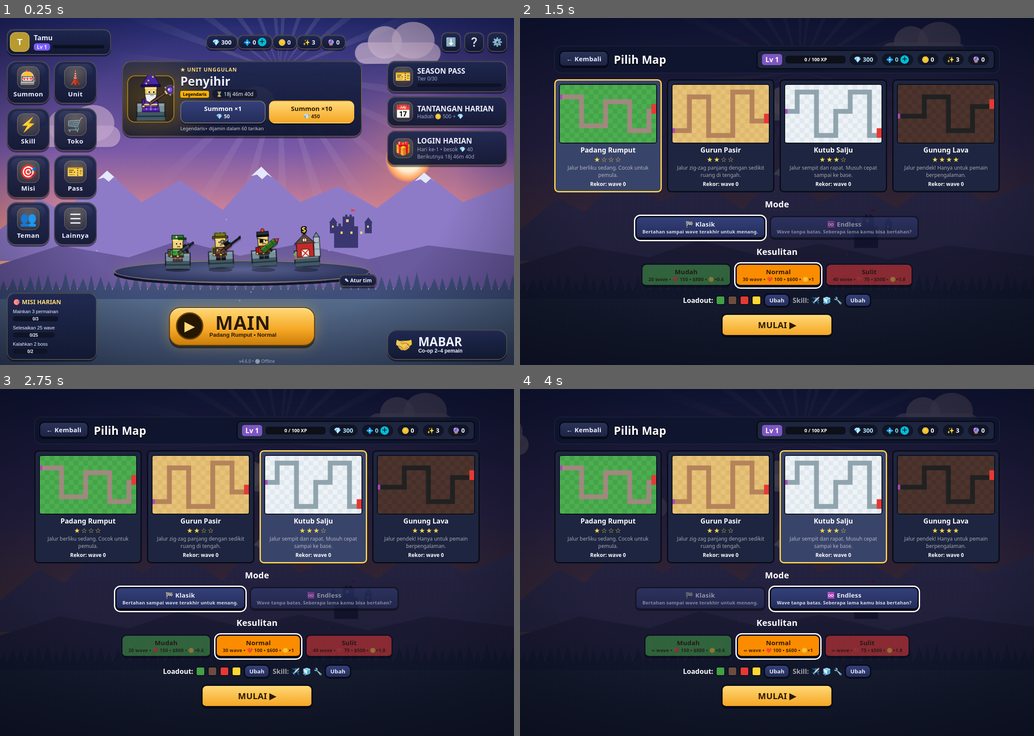
Above: before the commit, frames 1-4 (two rows, left to right).
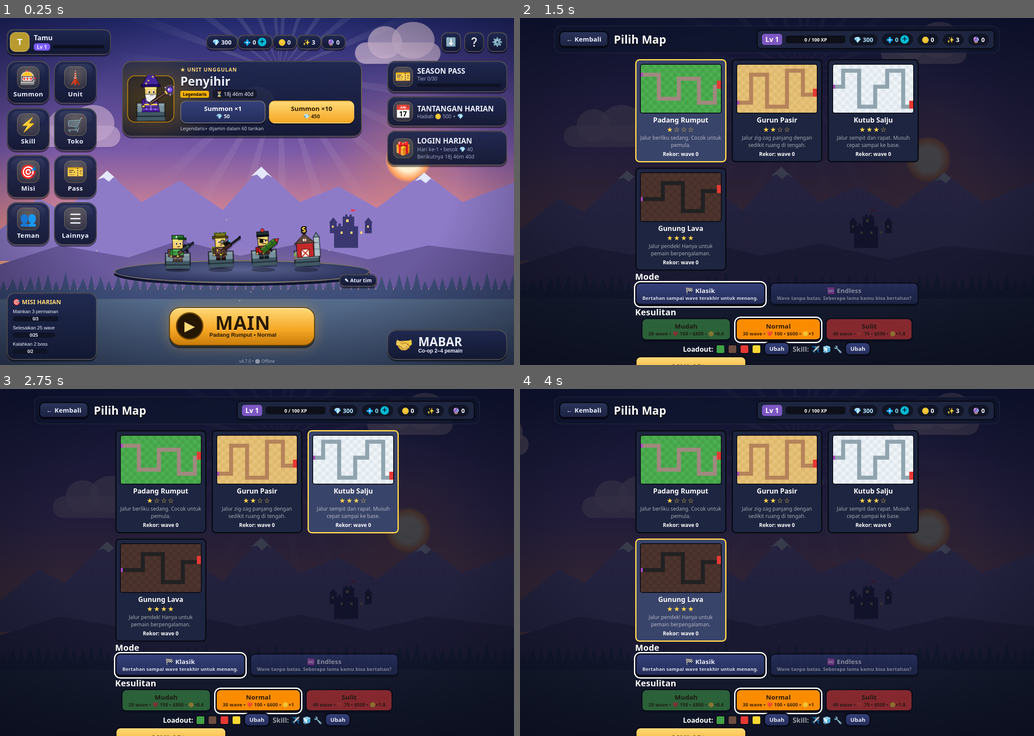
Above: after the commit, the same moments.

Repository: KingRafer/block-tower-defense
Game: browser game, page index.html
Same seed, same stepped clock (60 frames per second), same inputs: the game is played once before the commit and once after it.
Inputs (mouse positions are in pixels of both pictures, inside the frame that each line leads up to):
- Up to frame 1 (0.25 s): no input
- Up to frame 2 (1.5 s): click "▶ MAIN Padang Rumput • Normal" at 0.27 s; click "Normal 30 wave • ❤️ 100 • $60…" at 0.52 s; hold Right from 1.03 s (still down); click (777, 212) at 1.07 s; tap Space at 1.1 s
- Up to frame 3 (2.75 s): release Right at 1.53 s; hold Down 1.58-1.85 s; tap Space at 1.6, 2.1, 2.6 s; click (174, 531) at 1.67 s; hold Left 1.9-2.47 s; click (339, 520) at 2.27 s; hold Up from 2.52 s (still down)
- Up to frame 4 (4 s): release Up at 2.82 s; click (838, 607) at 2.87 s; hold Right 2.87-3.53 s; tap Space at 3.1, 3.6 s; click (674, 618) at 3.47 s; hold Up 3.58-3.82 s; hold Left from 3.87 s (still down)

The runs differ from the first frame. In frame 1, less than 0.1% of the frame differs, in the area x 47-49%, y 98-100%; in frame 2, 40%; in frame 3, 39%; in frame 4, 41%, in the area x 6-94%, y 2-100%.

Commit message:
v4.7.0: perbaikan auto skip & tombol skip, semua layar HP muat 1 layar
Co-Authored-By: Claude Opus 5.5 <noreply@anthropic.com>
Claude-Session: https://claude.ai/code/session_011SwYeUXkeTjftugp22FLhb

Diff:
--- a/css/style.css
+++ b/css/style.css
@@ -1207,3 +1207,68 @@
 .gpath { display: none; }
 .ix-card.miss canvas { filter: brightness(.8) saturate(.75); }
 @media (max-width: 760px) { .tabs { flex-wrap: wrap; } .tokchip { margin-left: 0; } }
+
+/* =========================================================
+ * v4.7 — App shell HP: setiap layar muat 1 layar
+ * header & tab menempel, isi bergulir di dalam
+ * ========================================================= */
+@media (max-width: 760px), (max-height: 560px) and (orientation: landscape) {
+  #overlay.scene-bg { padding: 6px 6px calc(6px + env(safe-area-inset-bottom)); overflow: hidden; align-items: stretch; }
+  .screen.shell { height: calc(100dvh - 12px - env(safe-area-inset-bottom)); max-width: 100% !important; margin: 0 auto; display: flex; flex-direction: column; gap: 6px; min-height: 0; animation-duration: .1s; }
+  .screen.shell > .mhead, .screen.shell > .tabs, .screen.shell > .room-bar { flex: none; position: static; }
+  .scr-body { flex: 1; min-height: 0; overflow-y: auto; overflow-x: hidden; display: flex; flex-direction: column; align-items: stretch; gap: 8px; width: 100%;
+    overscroll-behavior: contain; -webkit-overflow-scrolling: touch; padding-bottom: 6px; scrollbar-width: thin; }
+  .scr-body > * { flex: none; max-width: 100%; }
+  /* header ringkas satu baris */
+  .shell > .mhead { flex-wrap: nowrap; padding: 4px 6px; gap: 6px; }
+  .shell > .mhead h2 { font-size: 15px; white-space: nowrap; overflow: hidden; text-overflow: ellipsis; min-width: 0; }
+  .shell > .mhead .btn.gray { padding: 4px 9px; font-size: 12px; border-bottom-width: 3px; }
+  .shell > .mhead .pbar { flex: none; margin-left: auto; gap: 3px; } .shell > .mhead .pbar .lvl { display: none; }
+  .shell > .mhead .pbar .cur:nth-child(n+5) { display: none; }
+  .shell > .mhead .cur { padding: 2px 6px; font-size: 11px; } .shell > .mhead .cur .plus { display: none; }
+  .shell > .tabs { flex-wrap: nowrap; overflow-x: auto; scrollbar-width: none; gap: 4px; padding-bottom: 2px; } .shell > .tabs::-webkit-scrollbar { display: none; }
+  .shell > .tabs .tab { flex: none; padding: 4px 10px; font-size: 12px; }
+  .scr-body .box { padding: 8px 10px; }
+  /* unit */
+  .unitwrap { gap: 8px; } .lo-slots { gap: 4px; } .lo-slots .ucard canvas { width: 38px; height: 38px; } .lo-slots .ucard b { font-size: 9px; } .lo-slots .ucard.empty { min-height: 56px; }
+  .ugrid { grid-template-columns: repeat(5, 1fr) !important; gap: 4px; max-height: none !important; overflow: visible !important; }
+  .ugrid .ucard { padding: 2px 2px 4px; border-radius: 9px; } .ugrid .ucard canvas { width: 40px; height: 40px; } .ugrid .ucard b { font-size: 9px; } .ugrid .ucard small { font-size: 8px; }
+  .tabs.sm .tab { padding: 3px 8px; font-size: 11px; }
+  /* skill */
+  .sk-eq { grid-template-columns: repeat(4, 1fr) !important; gap: 5px !important; } .sk-slot { min-height: 0 !important; padding: 6px 3px !important; font-size: 10px; } .sk-slot .sic, .sk-slot span:first-child { font-size: 20px; }
+  .shopgrid { grid-template-columns: 1fr 1fr !important; gap: 6px !important; }
+  .shopgrid .sitem { padding: 6px !important; gap: 6px !important; flex-direction: column; text-align: center; align-items: center !important; }
+  .shopgrid .sitem .sinfo small:not(:first-of-type) { display: none; } .shopgrid .sitem .sinfo { font-size: 11px; } .shopgrid .sitem canvas { width: 44px; height: 44px; }
+  /* kartu map, pencapaian, statistik */
+  .cards { grid-template-columns: repeat(2, 1fr) !important; gap: 6px; } .card { padding: 5px; } .card small { min-height: 0; font-size: 10px; } .card .nm { font-size: 13px; }
+  .achs { grid-template-columns: 1fr 1fr; gap: 5px; } .statgrid { grid-template-columns: repeat(3, 1fr); gap: 5px; }
+  /* summon */
+  .gacha { gap: 8px !important; } .gacha-art { font-size: 44px !important; margin: 0 !important; } .gacha .gleft p { font-size: 11px; } .gacha h3 { font-size: 15px; }
+  .gacha .btn.big { min-width: 0; width: 100%; font-size: 15px; padding: 7px 10px; } .gem-bal { font-size: 18px !important; }
+  .featured canvas { width: 64px; height: 64px; }
+  .cols2 { grid-template-columns: 1fr !important; }
+  .mis { padding: 6px 0; gap: 8px; } .mis .mi b { font-size: 12px; } .mis .mi small { font-size: 10px; }
+  .mcol { gap: 6px; } .mcol .btn.big { min-width: 0; }
+}
+/* HP lanskap: manfaatkan lebar — konten 2 kolom */
+@media (max-height: 560px) and (orientation: landscape) {
+  .gacha { display: grid !important; grid-template-columns: 1.3fr 1fr; align-items: start; }
+  .unitwrap { display: grid !important; grid-template-columns: minmax(0, 1fr) 300px; align-items: start; }
+  .ugrid { grid-template-columns: repeat(auto-fill, minmax(62px, 1fr)) !important; }
+  .cards { grid-template-columns: repeat(4, 1fr) !important; } .achs { grid-template-columns: repeat(3, 1fr); } .statgrid { grid-template-columns: repeat(5, 1fr); }
+  .cols2 { grid-template-columns: 1fr 1fr !important; } .shopgrid { grid-template-columns: repeat(3, 1fr) !important; }
+  .sk-eq { grid-template-columns: repeat(4, 1fr) !important; }
+  .room { grid-template-columns: minmax(0, 1fr) 240px !important; }
+}
+/* slot skill: satu gaya (tidak warna-warni) */
+.sk-slot:not(.empty) { background: linear-gradient(180deg, rgba(30,39,78,.95), rgba(17,23,48,.95)) !important; border: 2px solid rgba(255,217,119,.35) !important; color: var(--ui-text); }
+.sic { background: radial-gradient(circle at 50% 35%, rgba(255,217,119,.28), rgba(255,217,119,.06)) !important; box-shadow: inset 0 0 0 1px rgba(255,217,119,.35); }
+@media (max-width: 760px), (max-height: 560px) and (orientation: landscape) {
+  .shell > .mhead .pbar .xp { display: none; }
+  .lo-slots { display: grid !important; grid-template-columns: repeat(6, 1fr) !important; gap: 4px !important; }
+  .lo-slots .ucard { padding: 2px; min-height: 0 !important; } .lo-row { gap: 6px; }
+}
+@media (max-height: 560px) and (orientation: landscape) {
+  .lo-slots .ucard canvas { width: 34px; height: 34px; } .lo-slots .ucard.empty { min-height: 48px !important; }
+  .lo-row > b, .lo-row > h4 { font-size: 13px; }
+}
--- a/index.html
+++ b/index.html
@@ -32,7 +32,7 @@
       <div class="spacer"></div>
       <button class="btn" id="startBtn">▶ Mulai Wave</button>
       <button class="btn gold" id="skipWaveBtn" style="display:none" title="Mulai wave berikutnya sekarang">⏭ Skip</button>
-      <button class="btn gray" id="skipBtn" title="Mulai wave berikutnya otomatis">Auto: OFF</button>
+      <button class="btn gray" id="skipBtn" title="Auto: mulai wave title="Mulai wave berikutnya otomatis" skip otomatis">Auto: OFF</button>
       <button class="btn blue" id="speedBtn" title="Kecepatan (F)">⏩ 1x</button>
       <button class="btn gray" id="fsBtn" title="Layar penuh">⛶</button>
       <button class="btn gray" id="pauseBtn" title="Pause (Esc)">⏸</button>
--- a/js/config.js
+++ b/js/config.js
@@ -4,7 +4,7 @@
  * ========================================================= */
 'use strict';
 
-const VERSION = '4.6.0';
+const VERSION = '4.7.0';
 const { RARITY, RARITY_ORDER, UNIT_RARITY, UNIT_TYPES, STARTER_UNITS, UNIT_MAX_LV, unitXpFor, unitLevel, MASTERY_BONUS,
   TRAITS, EVO_REQ, MATERIALS, SKINS, SKILL_SHOP, TOPUP, GACHA, LUCKY, CURRENCY, ACH_REWARDS, ACH_DIAMONDS } = SHARED;
 const T = 48, COLS = 20, ROWS = 12, W = COLS * T, H = ROWS * T;
--- a/js/game.js
+++ b/js/game.js
@@ -206,7 +206,7 @@
   const total = payWave();
   checkAchievements(summary());
   if (S.wave >= S.maxWave) { S.state = 'win'; finishGame(true); return; }
-  S.state = 'ready'; S.autoTimer = 3;
+  S.state = 'ready'; S.autoTimer = AUTO_START_DELAY;
   UI.banner(`Wave selesai! +$${total}`, '#ffd54f', 1200);
   fxEmit(['n', `Wave selesai! +$${100 + Math.min(S.wave, 60) * 30}`, '#ffd54f', 1200]);
   saveGameState();
@@ -217,6 +217,7 @@
   if (next.boss) tip('boss');
   UI.refreshAll();
 }
+const AUTO_START_DELAY = 2, AUTO_SKIP_DELAY = 1.5;
 /** Skip: mulai wave berikutnya saat semua musuh wave ini sudah keluar */
 const canSkip = () => S && S.state === 'wave' && !S.spawnQ.length && S.enemies.length > 0 && S.wave < S.maxWave;
 /** Bonus emas skip: makin besar di wave tinggi + bonus untuk musuh yang masih tersisa */
@@ -703,7 +704,12 @@
 function update(dt) {
   S.time += dt;
   updateStrikes(dt);
-  if (S.state === 'ready' && S.autoSkip && S.wave > 0) { S.autoTimer -= dt; if (S.autoTimer <= 0) startWave(); }
+  // Auto: mulai wave berikutnya otomatis + skip otomatis begitu semua musuh wave sudah keluar
+  if (S.autoSkip && !isGuest()) {
+    if (S.state === 'ready' && S.wave < S.maxWave) { S.autoTimer -= dt; if (S.autoTimer <= 0) startWave(); }
+    else if (canSkip()) { S.autoSkipT = (S.autoSkipT == null ? AUTO_SKIP_DELAY : S.autoSkipT) - dt; if (S.autoSkipT <= 0) { S.autoSkipT = null; skipWave(); } }
+    else S.autoSkipT = null;
+  }
   if (S.state === 'wave') {
     S.waveTime += dt;
     while (S.spawnQ.length && S.spawnQ[0].t <= S.waveTime) spawn(S.spawnQ.shift().type);
--- a/js/main.js
+++ b/js/main.js
@@ -66,7 +66,11 @@
 /* ---------------- TOMBOL HUD ---------------- */
 $('startBtn').onclick = () => startWave();
 $('skipWaveBtn').onclick = () => skipWave();
-$('skipBtn').onclick = () => { S.autoSkip = !S.autoSkip; S.autoTimer = 3; sfx('click'); UI.updateHud(); };
+$('skipBtn').onclick = () => {
+  if (isGuest()) return;
+  S.autoSkip = !S.autoSkip; S.autoTimer = S.wave === 0 ? 0.6 : AUTO_START_DELAY; S.autoSkipT = null; sfx('click');
+  UI.toast(S.autoSkip ? '🔁 Auto ON: wave dimulai & di-skip otomatis' : 'Auto OFF'); UI.updateHud();
+};
 $('speedBtn').onclick = () => {
   if (isGuest()) return; S.speed = S.speed === 1 ? 2 : S.speed === 2 ? 3 : 1; sfx('click'); UI.updateHud(); };
 $('fsBtn').onclick = async () => {
--- a/js/menu.js
+++ b/js/menu.js
@@ -34,6 +34,17 @@
     o.classList.toggle('scene-bg', !ingame && scr !== 'main');
     document.body.classList.toggle('on-home', scr === 'main');
     o.innerHTML = `<div class="screen screen-${scr} ${quiet ? 'noanim' : ''}">${this.screens[scr].call(this)}</div>`;
+    // App shell: header & tab tetap di atas, isi bergulir di dalam layar (rapi di HP)
+    const sc = o.firstElementChild;
+    if (scr !== 'main' && scr !== 'pause' && scr !== 'end') {
+      const kids = [...sc.children], body = document.createElement('div'); body.className = 'scr-body';
+      let i = 0; while (i < kids.length && kids[i].matches('.mhead, .tabs')) i++;
+      kids.slice(i).filter(k => !k.matches('.room-bar')).forEach(k => body.appendChild(k));
+      const foot = sc.querySelector(':scope > .room-bar');
+      sc.insertBefore(body, foot || null); sc.classList.add('shell');
+      if (quiet && this._scrollKeep && this._scrollKeep[0] === scr) body.scrollTop = this._scrollKeep[1];
+      body.addEventListener('scroll', () => { this._scrollKeep = [scr, body.scrollTop]; }, { passive: true });
+    }
     if (this.after[scr]) this.after[scr].call(this);
     UI.tooltip(null);
   },
@@ -819,7 +830,8 @@
         break;
       }
 
-      case 'unit': this.unitSel = arg; this.rollArm = null; this.scrapArm = null; this.show('units', true); break;
+      case 'unit': this.unitSel = arg; this.rollArm = null; this.scrapArm = null; this.show('units', true);
+        if (innerWidth <= 760) { const d = document.querySelector('.udetail'); if (d) d.scrollIntoView({ behavior: 'smooth', block: 'start' }); } break;
       case 'ufilter': this.unitFilter = arg; this.show('units', true); break;
       case 'equip': {
         const u = unitById(arg); if (!u) break;
--- a/js/render.js
+++ b/js/render.js
@@ -276,7 +276,8 @@
   for (const x of S.texts) { ctx.globalAlpha = Math.min(1, x.life / x.max * 2); outlinedText(x.txt, x.x, x.y, 15, x.col); }
   ctx.globalAlpha = 1;
   drawBossBar();
-  if (S.state === 'ready' && S.autoSkip && S.wave > 0) outlinedText(`Wave berikutnya dalam ${Math.ceil(S.autoTimer)}...`, W / 2, H - 16, 18, '#fff');
+  if (S.autoSkip && S.state === 'ready' && S.wave < S.maxWave) outlinedText(`Wave berikutnya dalam ${Math.max(1, Math.ceil(S.autoTimer))}...`, W / 2, H - 16, 18, '#fff');
+  else if (S.autoSkip && S.autoSkipT != null && canSkip()) outlinedText(`Auto skip dalam ${Math.max(1, Math.ceil(S.autoSkipT))}... (+$${skipBonusAmt()})`, W / 2, H - 16, 18, '#ffd54f');
 
   fpsAcc += dt; fpsFrames++;
   if (fpsAcc >= 0.5) { fps = Math.round(fpsFrames / fpsAcc); fpsAcc = 0; fpsFrames = 0; }
--- a/js/ui.js
+++ b/js/ui.js
@@ -30,16 +30,16 @@
     const sb = $('startBtn');
     sb.disabled = S.state !== 'ready';
     const lbl = (ic, t) => `<span class="bi">${ic}</span><span class="bl">${t}</span>`;
-    const sbt = S.state === 'wave' ? lbl('⚔️', 'Wave berjalan') : lbl('▶', 'Mulai Wave');
-    if (sb.dataset.v !== sbt) { sb.innerHTML = sbt; sb.dataset.v = sbt; }
+    // ubah teks saja (bukan innerHTML) agar klik tidak hilang saat label berganti
+    const setLbl = (btn, ic, t) => { let bi = btn.querySelector('.bi'), bl = btn.querySelector('.bl'); if (!bi || !bl) { btn.innerHTML = lbl(ic, t); return; } if (bi.textContent !== ic) bi.textContent = ic; if (bl.textContent !== t) bl.textContent = t; };
+    if (S.state === 'wave') setLbl(sb, '⚔️', 'Wave berjalan'); else setLbl(sb, '▶', 'Mulai Wave');
     const sk = $('skipWaveBtn'), can = canSkip();
     sk.style.display = can ? '' : 'none';
-    if (can) { const t = lbl('⏭', `Skip +$${skipBonusAmt()}`); if (sk.dataset.v !== t) { sk.innerHTML = t; sk.dataset.v = t; } tip('skip'); }
-    const at = lbl('🔁', 'Auto: ' + (S.autoSkip ? 'ON' : 'OFF'));
-    if ($('skipBtn').dataset.v !== at) { $('skipBtn').innerHTML = at; $('skipBtn').dataset.v = at; }
+    if (can) { setLbl(sk, '⏭', `Skip +$${skipBonusAmt()}`); tip('skip'); }
+    setLbl($('skipBtn'), '🔁', 'Auto: ' + (S.autoSkip ? 'ON' : 'OFF'));
     $('skipBtn').classList.toggle('on', S.autoSkip);
     $('speedBtn').textContent = '⏩ ' + S.speed + 'x';
-    $('skipBtn').style.display = isMP() ? 'none' : '';
+    $('skipBtn').style.display = isGuest() ? 'none' : '';
     $('speedBtn').disabled = isGuest();
   },
 
--- a/sw.js
+++ b/sw.js
@@ -1,5 +1,5 @@
 /* Service worker: jaringan dulu, cadangan cache (bisa main solo saat offline) */
-const CACHE = 'btd-v4.6.0';
+const CACHE = 'btd-v4.7.0';
 const CORE = ['./', 'index.html', 'css/style.css', 'manifest.webmanifest', 'icons/icon-192.png',
   ...['shared', 'config', 'storage', 'audio', 'game', 'render', 'chars', 'ui', 'menu', 'dev', 'pwa', 'online', 'main'].map(f => `js/${f}.js`)];
 self.addEventListener('install', e => { e.waitUntil(caches.open(CACHE).then(c => c.addAll(CORE)).catch(() => {})); self.skipWaiting(); });
Not shown, changed: package.json
Not shown, changed: CHANGELOG.md
